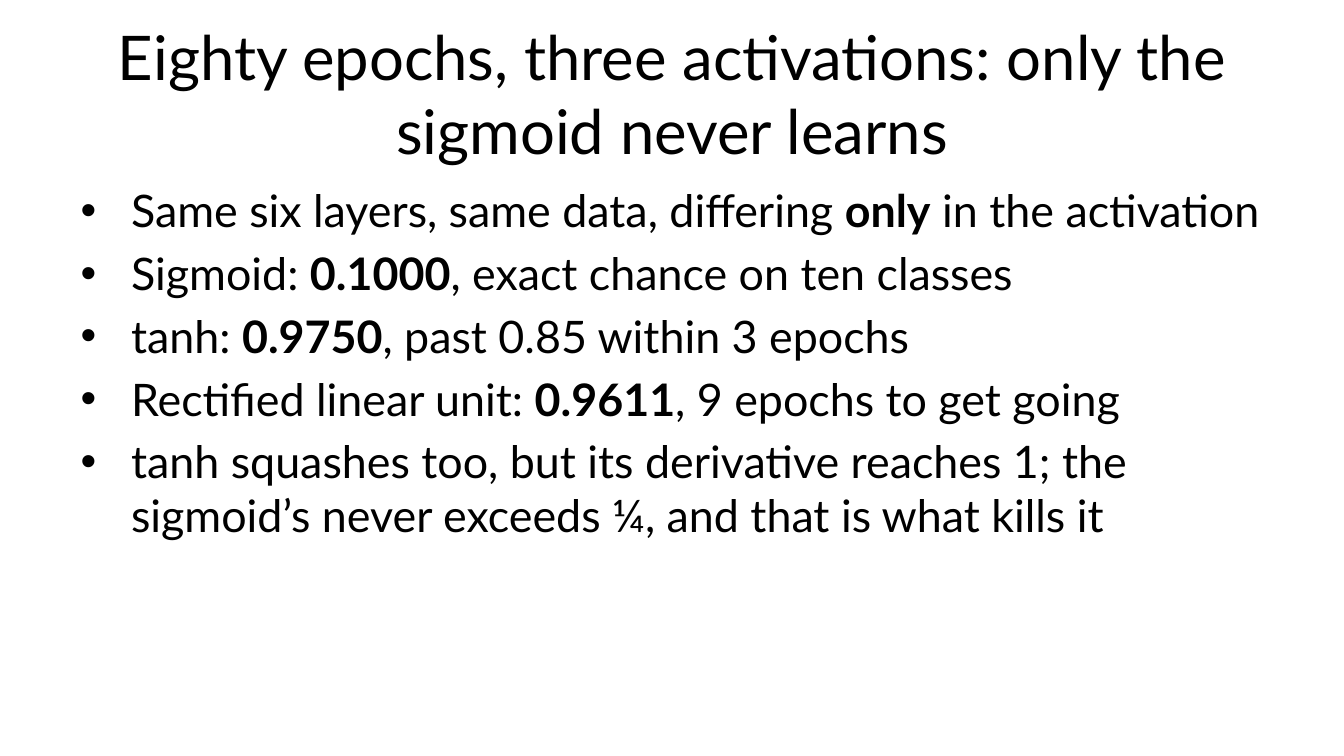
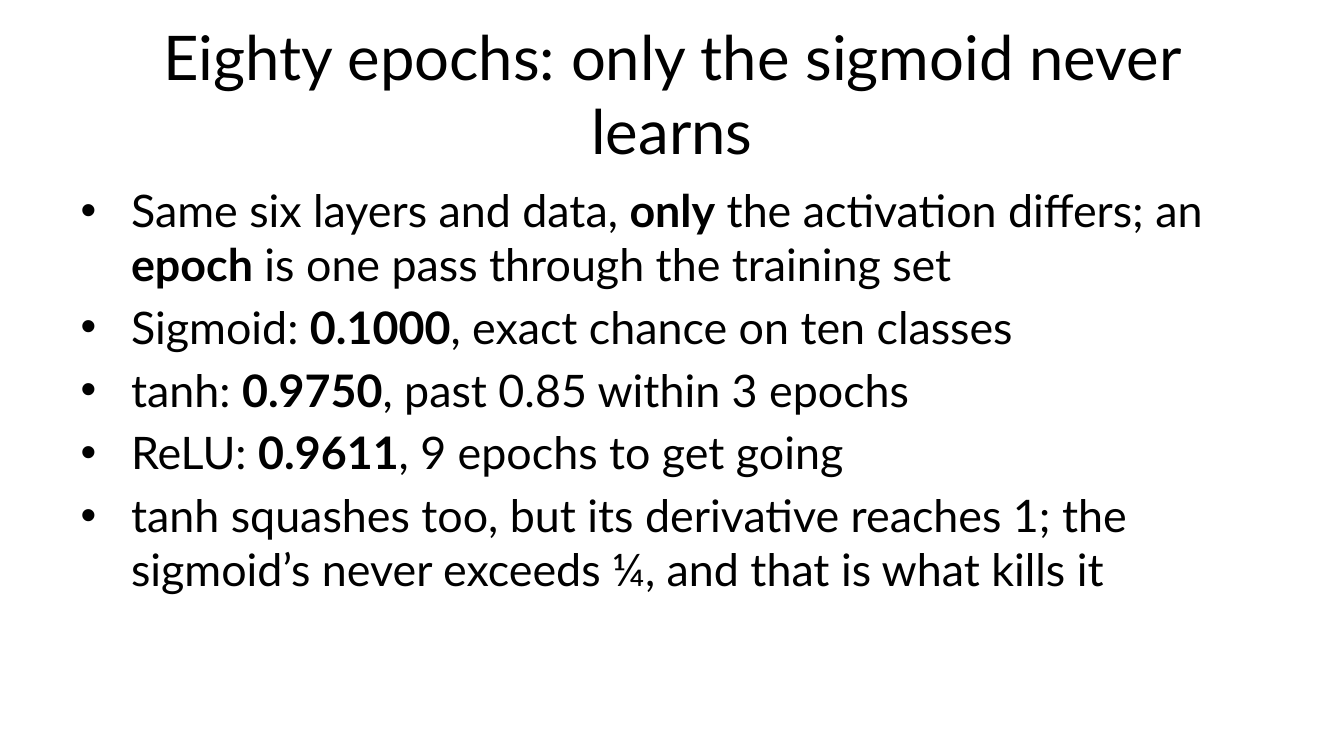
Before and after one commit to fabioantonini/technologies-for-artificial-intelligence, a slide deck: slide 54 of Lessons/09_neural_networks/Slides/neural_networks_slides.pptx. Drawn at 1344x756 pixels with LibreOffice and Linux fonts; fonts in the diff are those of the drawing; background and template pictures are left out. Boxes give left, top, right and bottom in pixels: in the first picture for what was removed or moved away, otherwise in the second. Text is boxed around its words. In the diff, an @@ line names an element or a change of style, - is before the commit and + after.

```diff
--- a/Lessons/09_neural_networks/Slides/neural_networks_slides.pptx
+++ b/Lessons/09_neural_networks/Slides/neural_networks_slides.pptx
@@ title at (163,34,1182,155): text changed @@
-Eighty epochs, three activations: only the sigmoid never learns
+Eighty epochs: only the sigmoid never learns
@@ text at (131,193,1202,290): text changed @@
-• Same six layers, same data, differing only in the activation
+• Same six layers and data, only the activation differs; an epoch is one pass through the training set
@@ text at (131,436,843,478): text changed @@
-• Rectified linear unit: 0.9611, 9 epochs to get going
+• ReLU: 0.9611, 9 epochs to get going
```
Also in this commit, not shown: 2 other slides changed, 5 other files.
